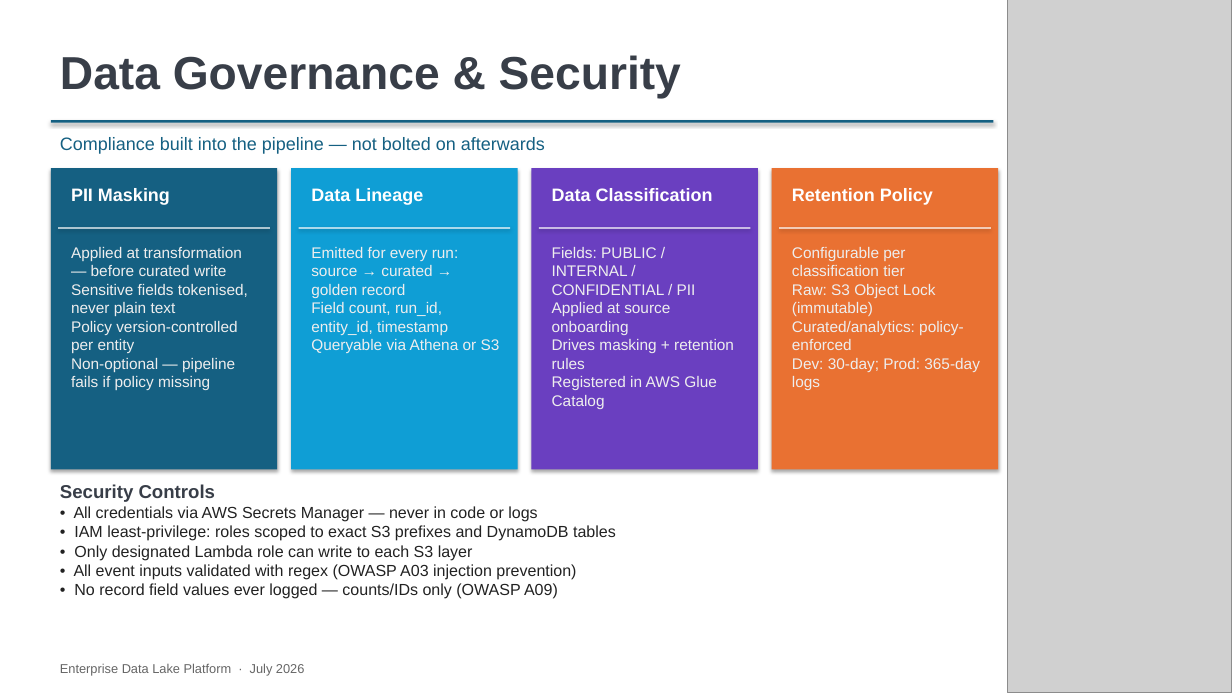
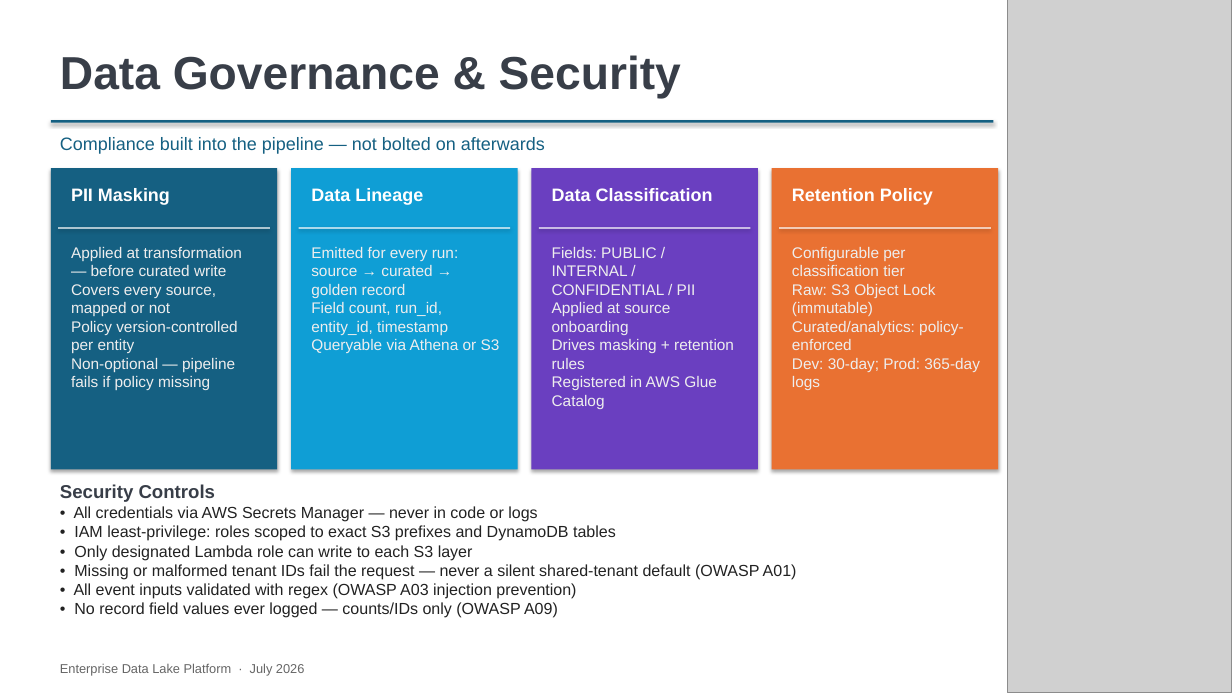
Before and after one commit to deepnarayan-sierradev/DataLake, a slide deck: slide 12 of Enterprise_Data_Lake_Platform_v2.pptx (slide 10 before the commit). Drawn at 1232x693 pixels with LibreOffice and Linux fonts; fonts in the diff are those of the drawing; grey boxes stand for pictures. Boxes give left, top, right and bottom in pixels: in the first picture for what was removed or moved away, otherwise in the second. Text is boxed around its words. In the diff, an @@ line names an element or a change of style, - is before the commit and + after.

```diff
--- a/Enterprise_Data_Lake_Platform_v2.pptx
+++ b/Enterprise_Data_Lake_Platform_v2.pptx
@@ text at <box>71,247,242,390</box>: text changed @@
-Applied at transformation — before curated write
-Sensitive fields tokenised, never plain text
-Policy version-controlled per entity
-Non-optional — pipeline fails if policy missing
+Applied at transformation — before curated write
+Covers every source, mapped or not
+Policy version-controlled per entity
+Non-optional — pipeline fails if policy missing
@@ text at <box>74,564,797,580</box>: paragraph added @@
+• Missing or malformed tenant IDs fail the request — never a silent shared-tenant default (OWASP A01)
```
Also in this commit, not shown: 15 other slides changed, 2 slides added, 58 other files.
